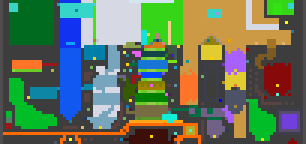
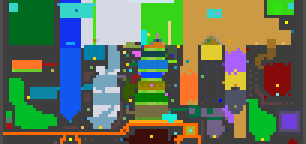
Layer changes from the first 306x144 image to the second:
painted on "biome_map.png" over [246,0,279,30]
